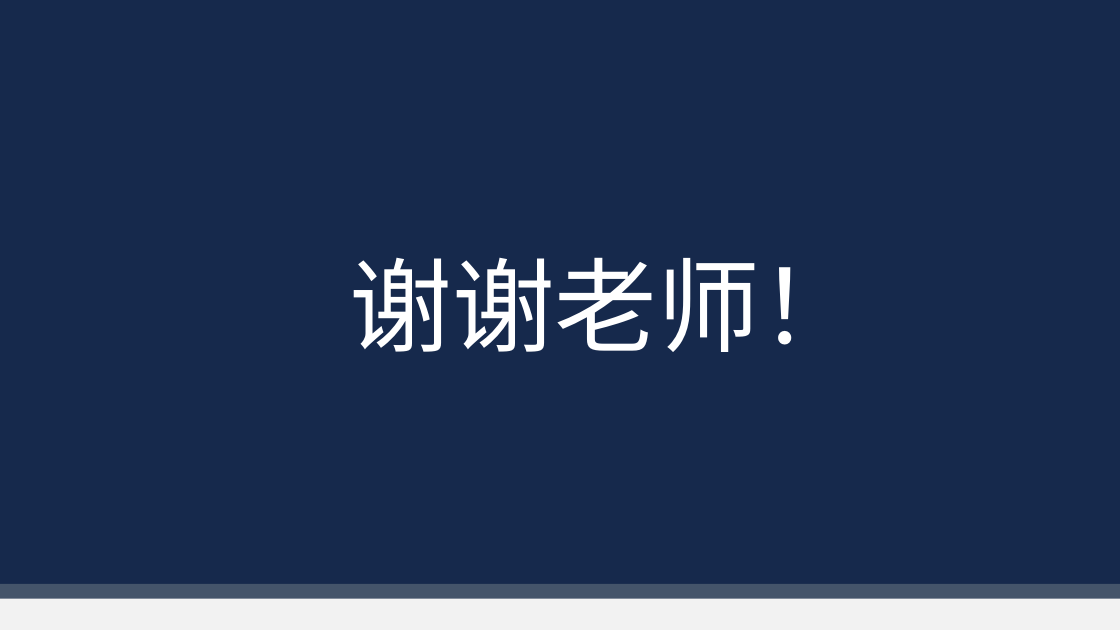
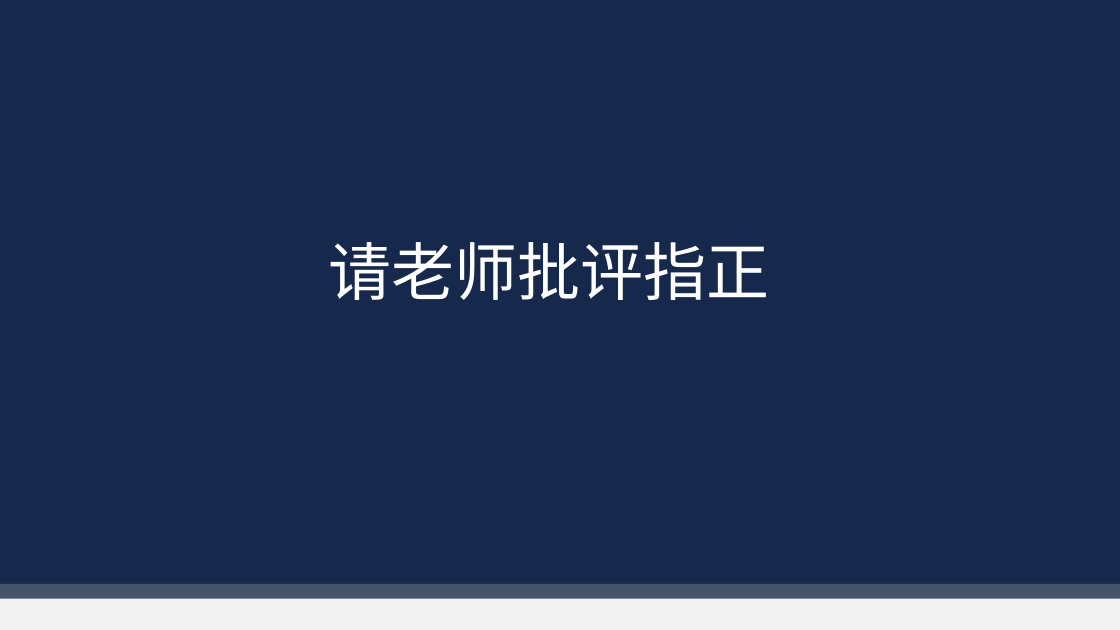
Before and after one commit to Akihi7777/day-day-up, a slide deck: slide 17 of 毕业近在咫尺/开题答辩.pptx (slide 18 before the commit). Drawn at 1120x630 pixels with LibreOffice and Linux fonts; fonts in the diff are those of the drawing. Boxes give left, top, right and bottom in pixels: in the first picture for what was removed or moved away, otherwise in the second. Text is boxed around its words. In the diff, an @@ line names an element or a change of style, - is before the commit and + after.

```diff
--- a/毕业近在咫尺/开题答辩.pptx
+++ b/毕业近在咫尺/开题答辩.pptx
@@ text at (329,242,770,300): text changed; size 88 to 54 pt @@
-谢谢老师！
+请老师批评指正
```
Also in this commit, not shown: 2 slides added, 3 slides removed, 4 other files.
